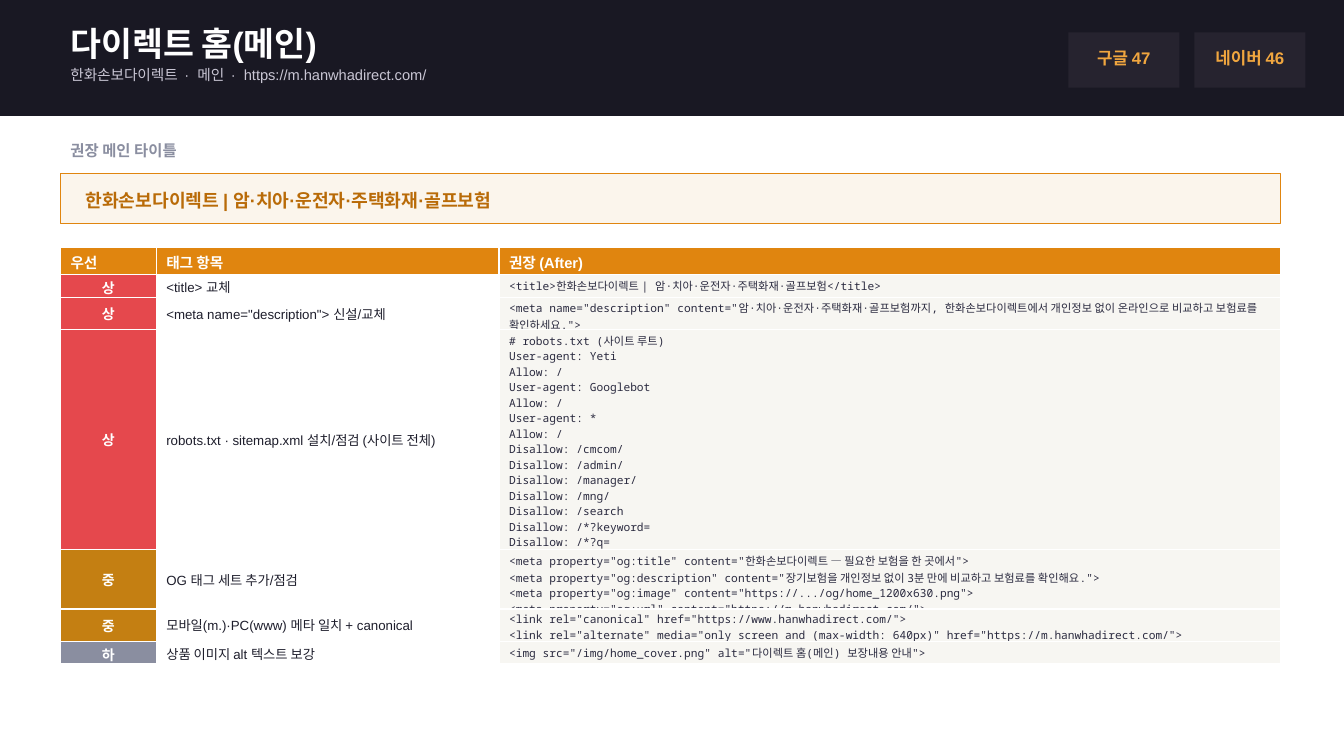
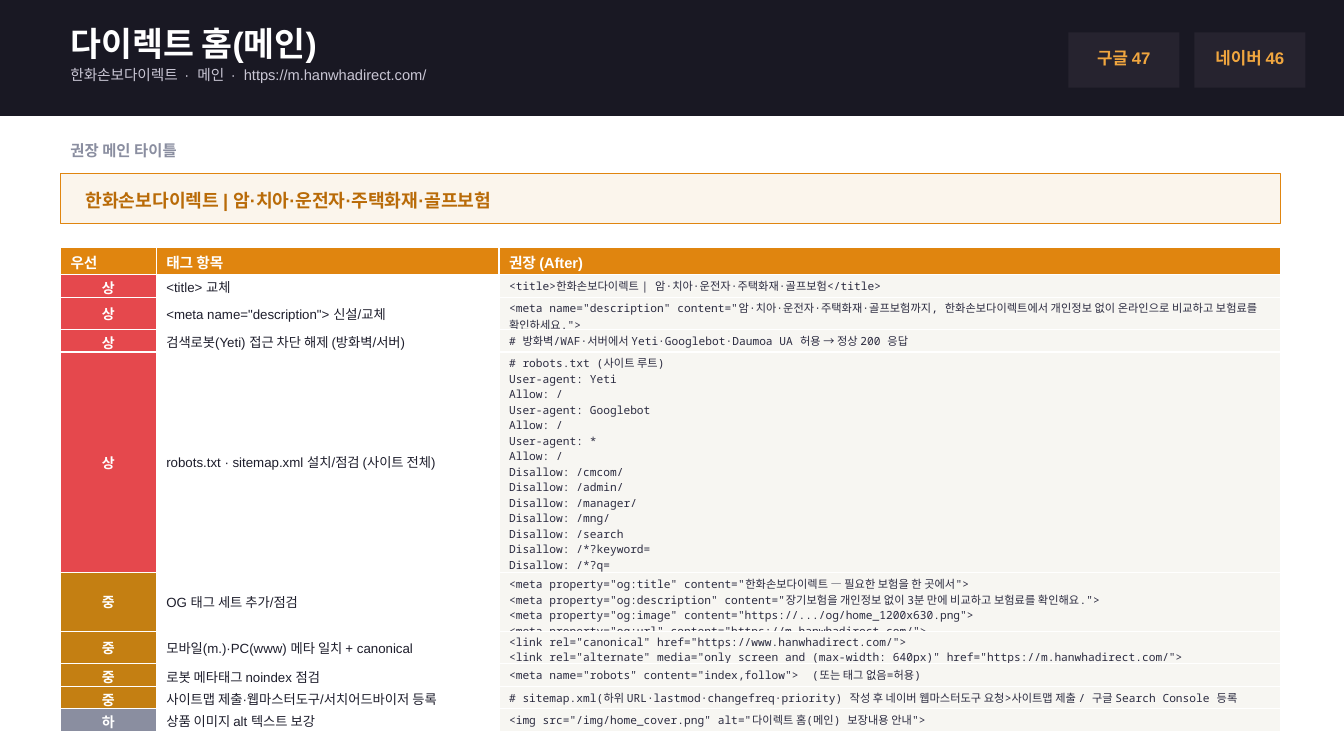
Before and after one commit to imsplendid8/CM-CMO, a slide deck: slide 3 of handoff/한화손보_장기CM_태깅가이드.pptx. Drawn at 1344x756 pixels with LibreOffice and Linux fonts; fonts in the diff are those of the drawing. Boxes give left, top, right and bottom in pixels: in the first picture for what was removed or moved away, otherwise in the second. Text is boxed around its words. In the diff, an @@ line names an element or a change of style, - is before the commit and + after.

```diff
--- a/handoff/한화손보_장기CM_태깅가이드.pptx
+++ b/handoff/한화손보_장기CM_태깅가이드.pptx
@@ table at (60, 247, 1280, 732) @@
+row 4: 상 | 검색로봇(Yeti) 접근 차단 해제 (방화벽/서버) | # 방화벽/WAF·서버에서 Yeti·Googlebot·Daumoa UA 허용 → 정상 200 응답
+row 8: 중 | 로봇 메타태그 noindex 점검 | <meta name="robots" content="index,follow"> (또는 태그 없음=허용)
+row 9: 중 | 사이트맵 제출·웹마스터도구/서치어드바이저 등록 | # sitemap.xml(하위 URL·lastmod·changefreq·priority) 작성 후 네이버 웹마스터도구 요청>사이트맵 제출 / 구글 Search Console 등록
```
Also in this commit, not shown: 5 other slides changed, 3 other files.
